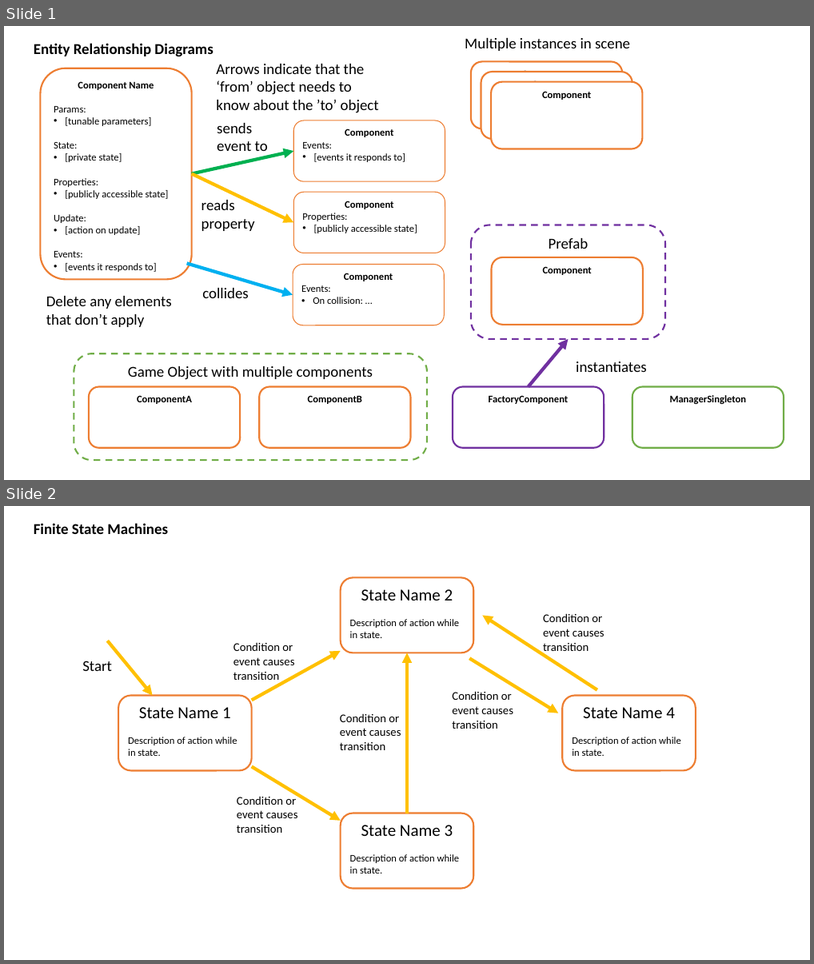
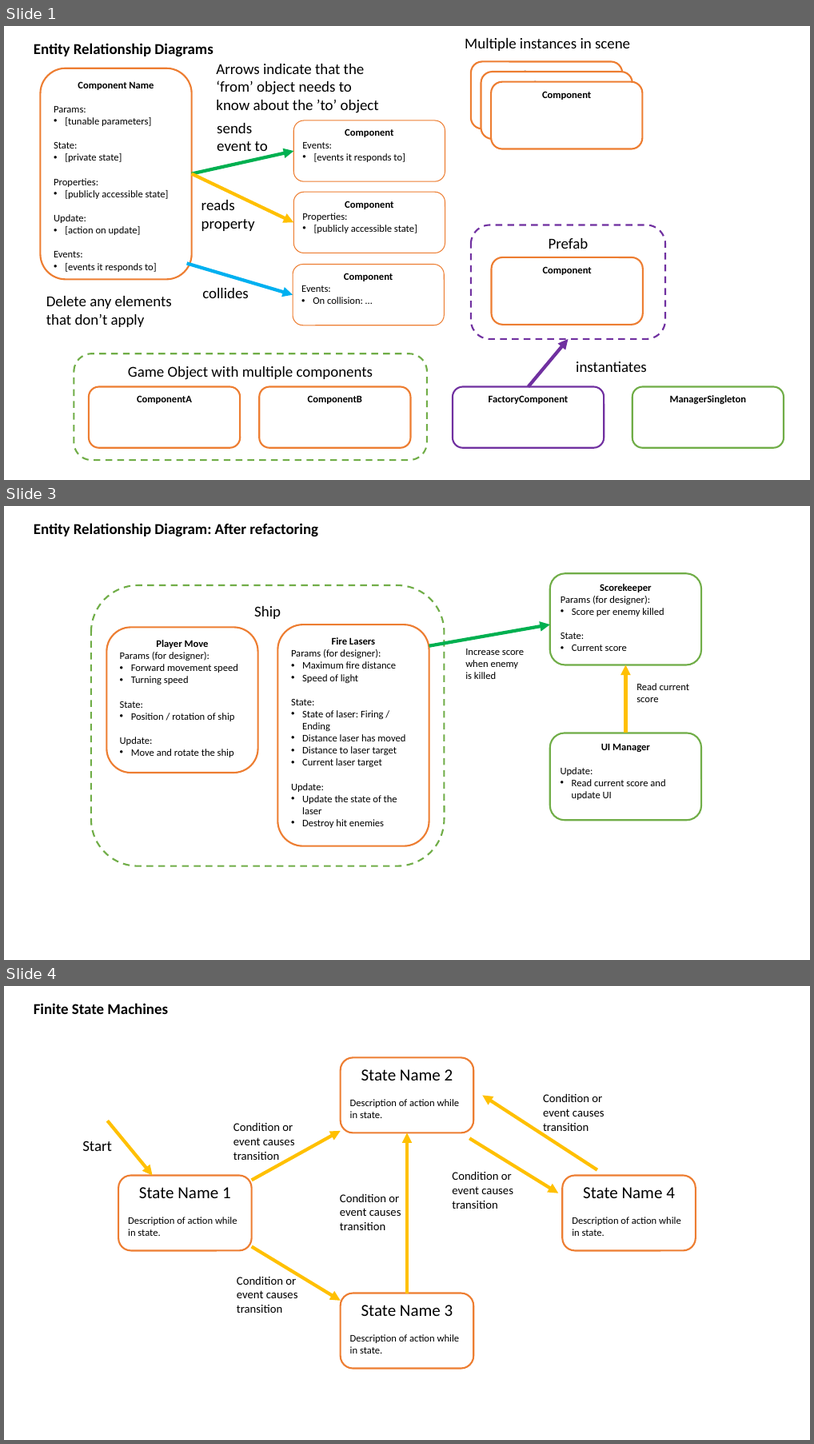
Before and after one commit to MQGames/comp2160-week05-demo, a slide deck: COMP2160 Week 5 Demo/Assets/Docs/ERD and FSM template.pptx. Shown one above the other, each under a label of ours: slides 1 and 2 before the commit, slides 1, 3 and 4 after it; the slides between them are not shown. The pictures are 814x964 and 814x1444 pixels, drawn with LibreOffice and Linux fonts; fonts in the diff are those of the drawing. Boxes give left, top, right and bottom in pixels: in the first picture for what was removed or moved away, otherwise in the second. Text is boxed around its words. In the diff, an @@ line names an element or a change of style, - is before the commit and + after.

```diff
--- a/COMP2160 Week 5 Demo/Assets/Docs/ERD and FSM template.pptx
+++ b/COMP2160 Week 5 Demo/Assets/Docs/ERD and FSM template.pptx
@@ slide 3 added at [4,506,810,960], background #FFFFFF @@
@@ text added at [34,523,318,537], 18 pt, text #000000, bold @@
+Entity Relationship Diagram: After refactoring
@@ rounded rectangle added at [550,573,702,664], fill #FFFFFF, outline #70AD47 2 pt, 12 pt, text #000000 @@
+Scorekeeper
+Params (for designer):
+• Score per enemy killed
+State:
+• Current score
@@ rounded rectangle added at [91,585,445,866], outline #70AD47 2 pt dashed, 18 pt, text #000000 @@
+Ship
@@ rounded rectangle added at [278,624,430,846], fill #FFFFFF, outline #ED7D31 2 pt, 12 pt, text #000000 @@
+Fire Lasers
+Params (for designer):
+• Maximum fire distance
+• Speed of light
+State:
+• State of laser: Firing / Ending
+• Distance laser has moved
+• Distance to laser target
+• Current laser target
+Update:
+• Update the state of the laser
+• Destroy hit enemies
@@ arrow added from (430, 646) to (550, 624), #00B050 4 pt @@
@@ rounded rectangle added at [107,627,258,772], fill #FFFFFF, outline #ED7D31 2 pt, 12 pt, text #000000 @@
+Player Move
+Params (for designer):
+• Forward movement speed
+• Turning speed
+State:
+• Position / rotation of ship
+Update:
+• Move and rotate the ship
@@ text added at [466,648,524,679], 12 pt, text #000000 @@
+Increase score
+when enemy
+is killed
@@ arrow added from (626, 733) to (626, 665), #FFC000 4 pt @@
@@ text added at [637,683,690,702], 12 pt, text #000000 @@
+Read current
+score
@@ rounded rectangle added at [550,733,702,820], fill #FFFFFF, outline #70AD47 2 pt, 12 pt, text #000000 @@
+UI Manager
+Update:
+• Read current score and update UI
@@ what was slide 2 is now slide 4 @@
```
Also in this commit, not shown: 1 other slide added, 1 other file.
